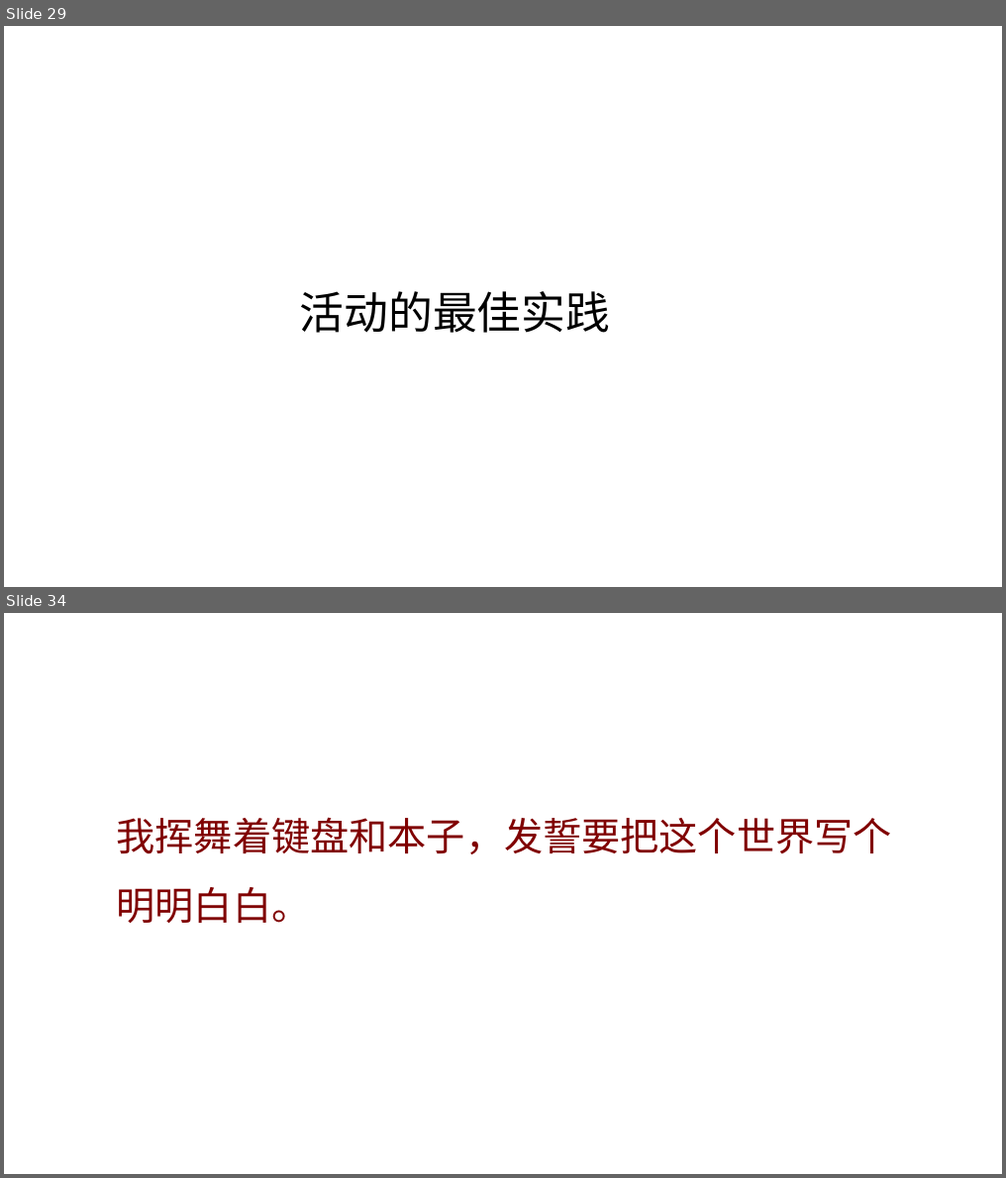
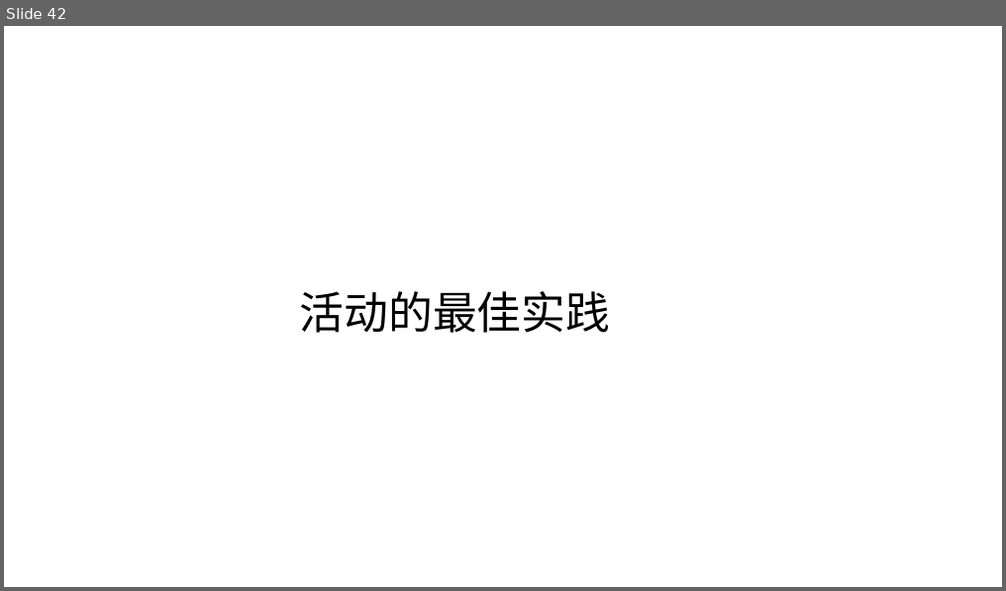
Before and after one commit to guoyang123/androidppt, a slide deck: 第二章探究活动/探究活动Activity.ppt. Shown one above the other, each under a label of ours: slides 29 and 34 before the commit, slide 42 after it; the slides between them are not shown. The pictures are 1006x1178 and 1006x591 pixels, drawn with LibreOffice and Linux fonts; fonts in the diff are those of the drawing; background and template pictures are left out. Boxes give left, top, right and bottom in pixels: in the first picture for what was removed or moved away, otherwise in the second. Text is boxed around its words. In the diff, an @@ line names an element or a change of style, - is before the commit and + after.

```diff
--- a/第二章探究活动/探究活动Activity.ppt
+++ b/第二章探究活动/探究活动Activity.ppt
@@ slide 34 removed at box(4, 613, 1002, 1174), background picture (left out) @@
@@ text removed at box(117, 817, 892, 924) @@
-我挥舞着键盘和本子，发誓要把这个世界写个
-明明白白。
@@ what was slide 29 is now slide 42 @@
```
Also in this commit, not shown: 10 slides changed, 22 slides added, 11 other slides removed.
